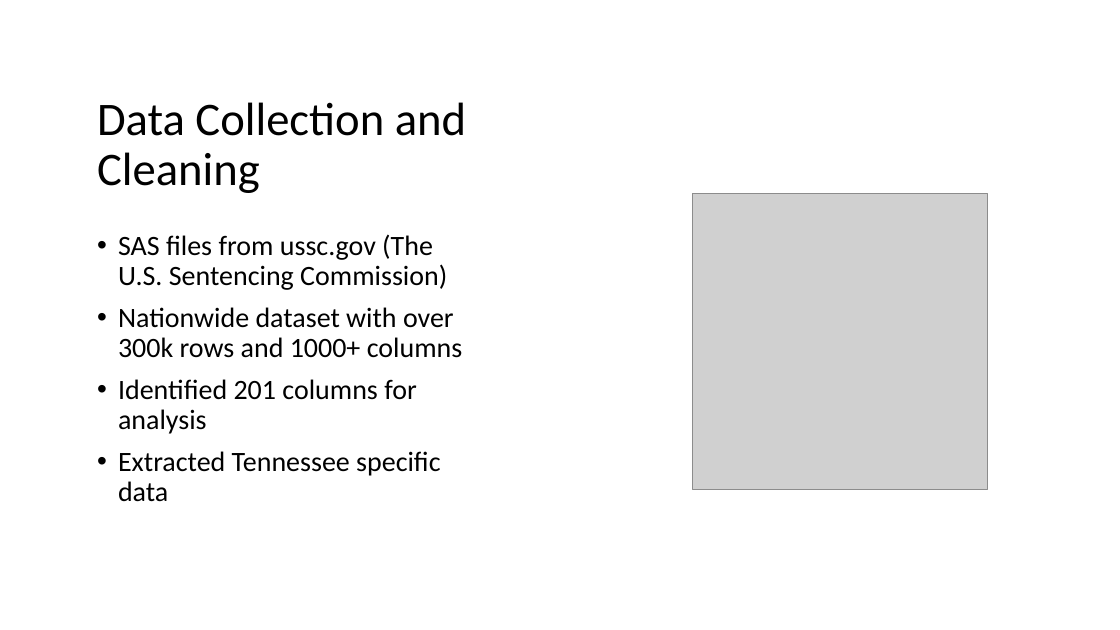
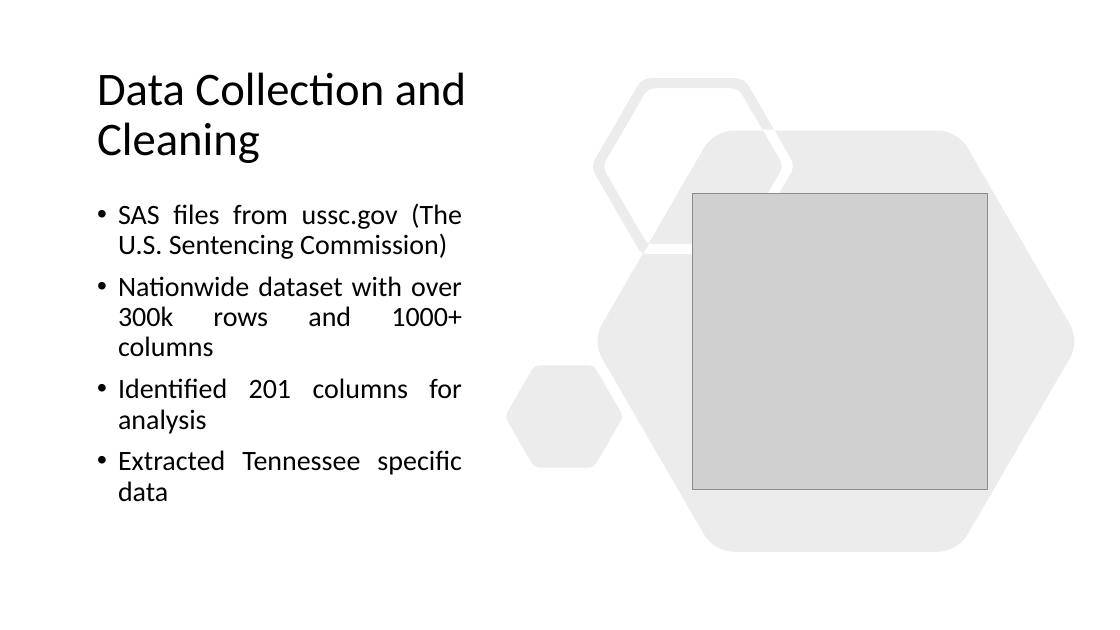
Before and after one commit to jenwhitson/sentencing_project, a slide deck: slide 4 of Presentation.pptx. Drawn at 1120x630 pixels with LibreOffice and Linux fonts; fonts in the diff are those of the drawing; grey boxes stand for pictures. Boxes give left, top, right and bottom in pixels: in the first picture for what was removed or moved away, otherwise in the second. Text is boxed around its words. In the diff, an @@ line names an element or a change of style, - is before the commit and + after.

```diff
--- a/Presentation.pptx
+++ b/Presentation.pptx
@@ title "Data Collection and Cleaning": place and size @@
-title "Data Collection and Cleaning" at <box>97,102,466,193</box>
+title "Data Collection and Cleaning" at <box>97,72,466,163</box>
@@ freeform shape added at <box>507,78,1075,552</box>, fill #808080 at 15% opacity @@
@@ text "SAS files from ussc.gov (The ...": place and size @@
-text "SAS files from ussc.gov (The ..." at <box>118,234,463,502</box>
+text "SAS files from ussc.gov (The ..." at <box>118,203,462,502</box>
@@ text "SAS files from ussc.gov (The ..." at <box>118,203,462,502</box>: alignment left to justified @@
```
Also in this commit, not shown: 6 other slides changed, 1 other file.
